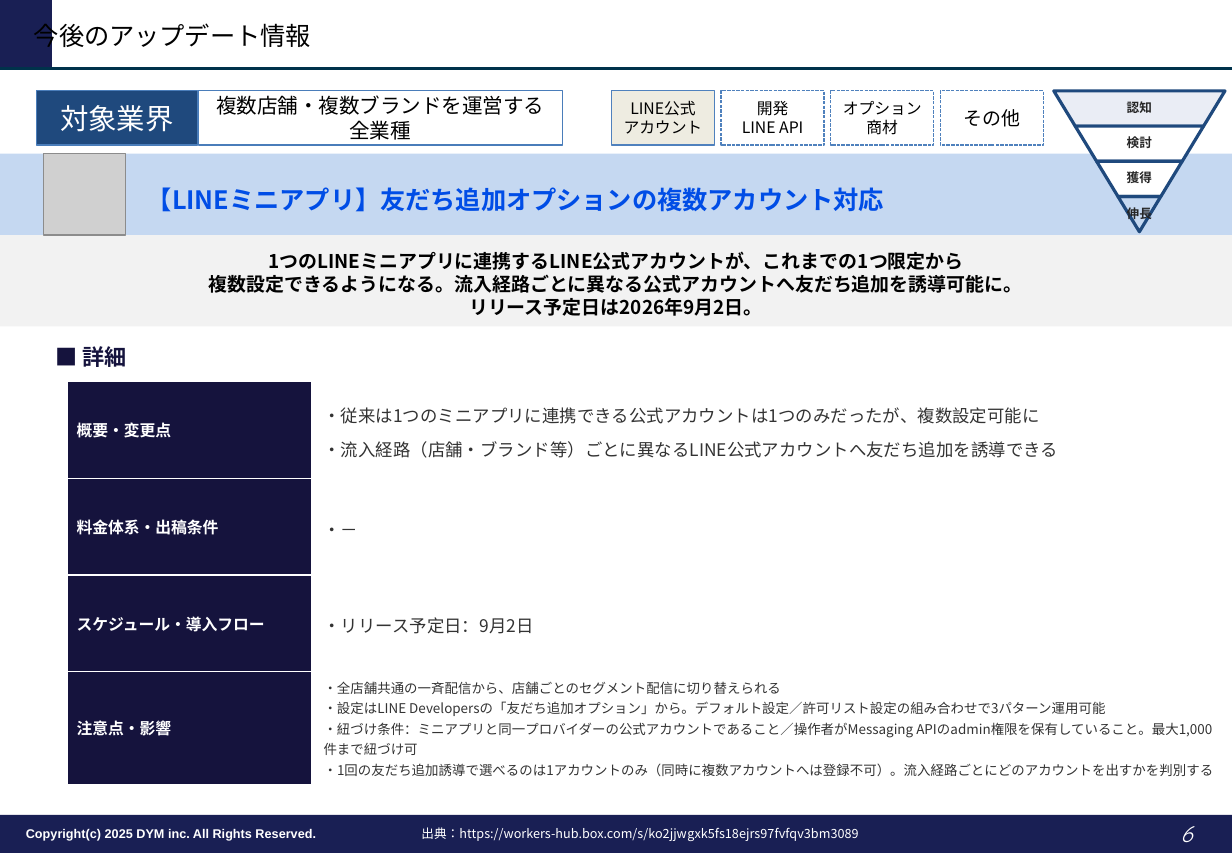
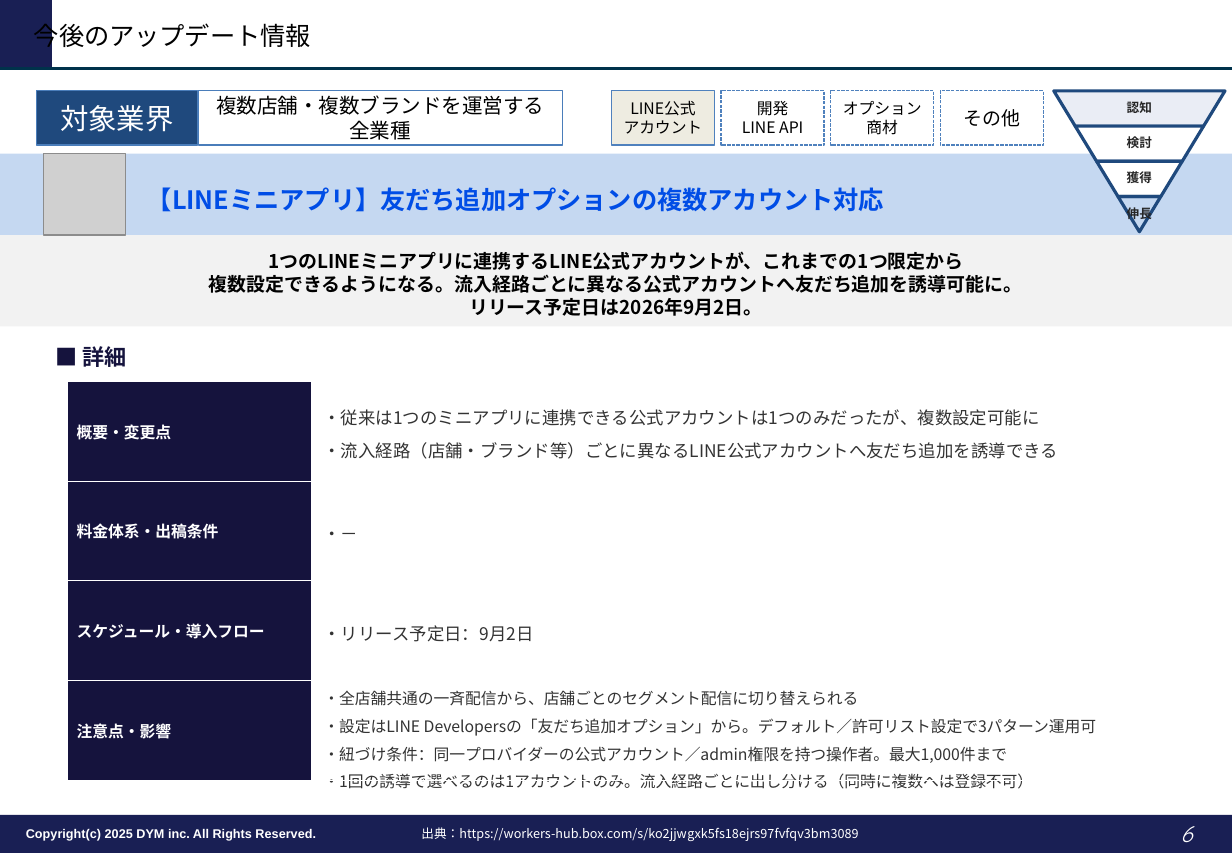
Before and after one commit to tonomura-r-dev/folder, a slide deck: slide 6 of LINEOA媒体最新情報_2026年9月トレンドレポート.pptx. Drawn at 1232x853 pixels with LibreOffice and Linux fonts; fonts in the diff are those of the drawing; grey boxes stand for pictures; background and template pictures are left out. Boxes give left, top, right and bottom in pixels: in the first picture for what was removed or moved away, otherwise in the second. Text is boxed around its words. In the diff, an @@ line names an element or a change of style, - is before the commit and + after.

```diff
--- a/LINEOA媒体最新情報_2026年9月トレンドレポート.pptx
+++ b/LINEOA媒体最新情報_2026年9月トレンドレポート.pptx
@@ table at (x1=68, y1=382, x2=1229, y2=793) @@
-row 4, column 2: ・全店舗共通の一斉配信から、店舗ごとのセグメント配信に切り替えられる / ・設定はLINE Developersの「友だち追加オプション」から。デフォルト設定／許可リスト設定の組み合わせで3パターン運用可能 / ・紐づけ条件：ミニアプリと同一プロバイダーの公式アカウントであること／操作者がMessaging APIのadmin権限を保有していること。最大1,000件まで紐づけ可 / ・1回の友だち追加誘導で選べるのは1アカウントのみ（同時に複数アカウントへは登録不可）。流入経路ごとにどのアカウントを出すかを判別する
+row 4, column 2: ・全店舗共通の一斉配信から、店舗ごとのセグメント配信に切り替えられる / ・設定はLINE Developersの「友だち追加オプション」から。デフォルト／許可リスト設定で3パターン運用可 / ・紐づけ条件：同一プロバイダーの公式アカウント／admin権限を持つ操作者。最大1,000件まで / ・1回の誘導で選べるのは1アカウントのみ。流入経路ごとに出し分ける（同時に複数へは登録不可）
```
Also in this commit, not shown: 5 other slides changed, 3 other files.
